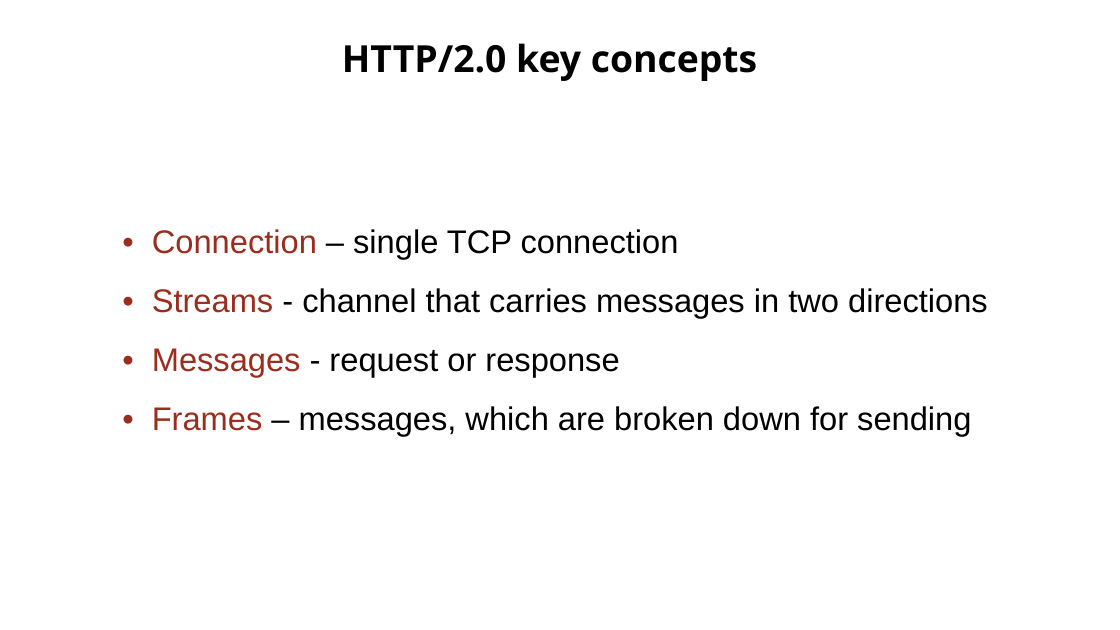
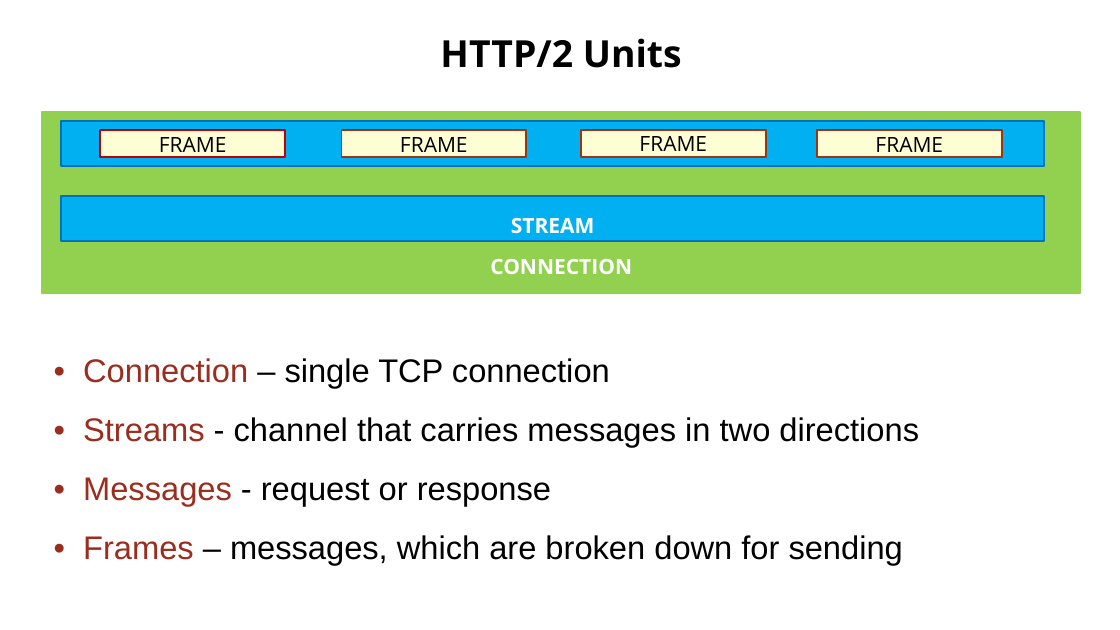
Before and after one commit to Zenon8/http2-inv, a slide deck: slide 14 of presentation/Http2 - Kotlin.pptx. Drawn at 1120x630 pixels with LibreOffice and Linux fonts; fonts in the diff are those of the drawing; background and template pictures are left out. Boxes give left, top, right and bottom in pixels: in the first picture for what was removed or moved away, otherwise in the second. Text is boxed around its words. In the diff, an @@ line names an element or a change of style, - is before the commit and + after.

```diff
--- a/presentation/Http2 - Kotlin.pptx
+++ b/presentation/Http2 - Kotlin.pptx
@@ text at (x1=440, y1=38, x2=682, y2=68): text changed @@
-HTTP/2.0 key concepts
+HTTP/2 Units
@@ rectangle added at (x1=42, y1=113, x2=1081, y2=294), fill #92D050, outline #92D050 1.5 pt, 18 pt, text #FFFFFF, bold @@
+CONNECTION
@@ rectangle added at (x1=61, y1=121, x2=1044, y2=166), fill #00B0F0, outline #0070C0 1.5 pt @@
@@ rectangle added at (x1=100, y1=130, x2=285, y2=157), fill #FEFED4, outline #C00000 1.5 pt, 18 pt, text #000000 @@
+FRAME
@@ rectangle added at (x1=341, y1=130, x2=526, y2=157), fill #FEFED4, outline #9C3511 1.5 pt, 18 pt, text #000000 @@
+FRAME
@@ rectangle added at (x1=581, y1=130, x2=766, y2=157), fill #FEFED4, outline #9C3511 1.5 pt, 18 pt, text #000000 @@
+FRAME
@@ rectangle added at (x1=818, y1=130, x2=1002, y2=157), fill #FEFED4, outline #9C3511 1.5 pt, 18 pt, text #000000 @@
+FRAME
@@ rectangle added at (x1=61, y1=196, x2=1044, y2=241), fill #00B0F0, outline #0070C0 1.5 pt, 18 pt, text #FFFFFF, bold @@
+STREAM
@@ text "• Connection – single TCP ..." moved from (x1=152, y1=229, x2=988, y2=436) to (x1=83, y1=358, x2=919, y2=564) @@
```
Also in this commit, not shown: 7 other slides changed, 7 slides added, 5 slides removed, 2 other files.
